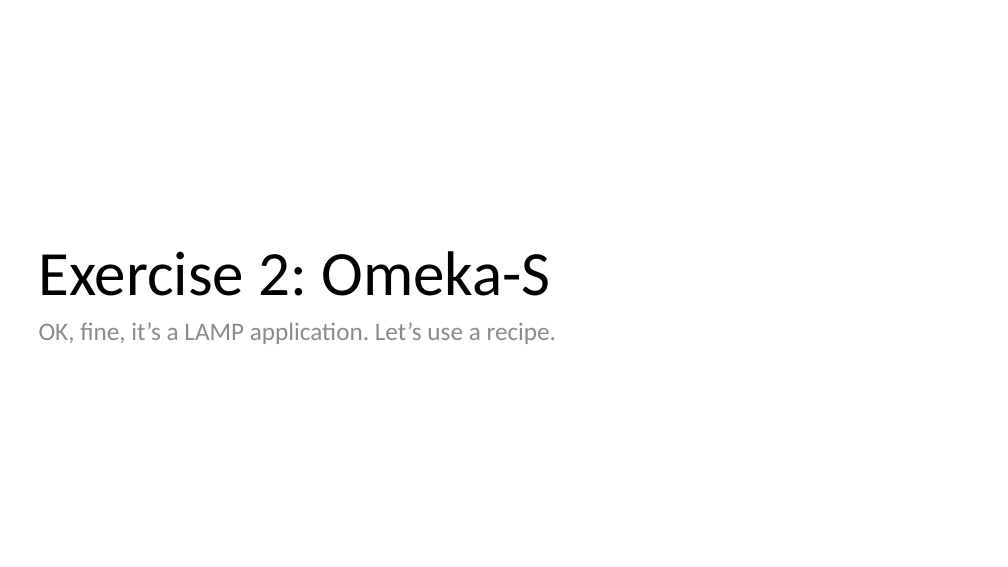
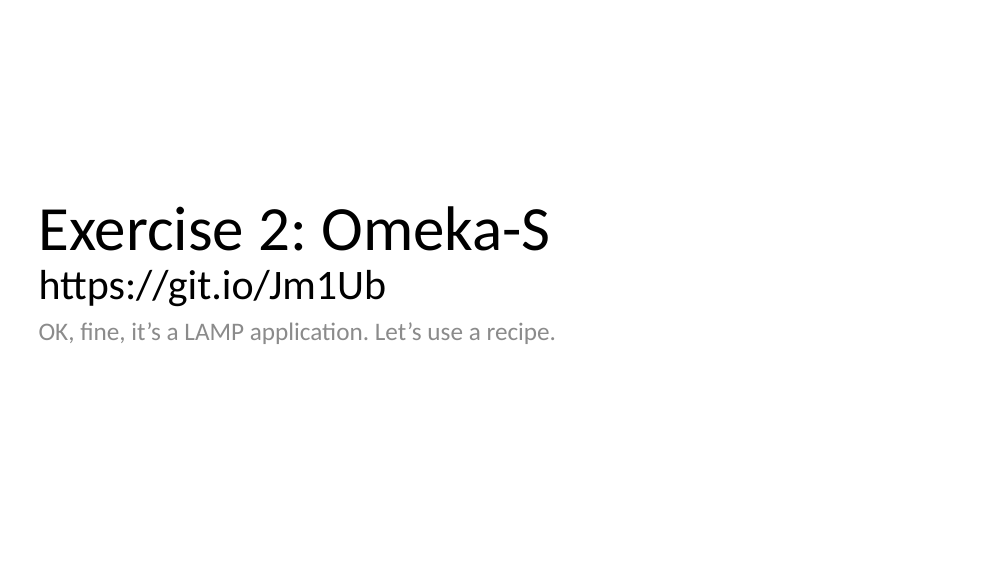
Before and after one commit to hardyoyo/code4lib2021-workshop, a slide deck: slide 26 of LearningAsWeGo-DecomposingDevEnvironmentsWithLando.pptx. Drawn at 1008x567 pixels with LibreOffice and Linux fonts; fonts in the diff are those of the drawing; background and template pictures are left out. Boxes give left, top, right and bottom in pixels: in the first picture for what was removed or moved away, otherwise in the second. Text is boxed around its words. In the diff, an @@ line names an element or a change of style, - is before the commit and + after.

Commit message:
Tweak slides, tweak exercise 1 and exercise 4 READMEs.

```diff
--- a/LearningAsWeGo-DecomposingDevEnvironmentsWithLando.pptx
+++ b/LearningAsWeGo-DecomposingDevEnvironmentsWithLando.pptx
@@ title at [39, 206, 550, 307]: text changed; size 60 to 40 pt @@
-Exercise 2: Omeka-S
+Exercise 2: Omeka-S https://git.io/Jm1Ub
```
Also in this commit, not shown: 2 other slides changed, 2 other files.
